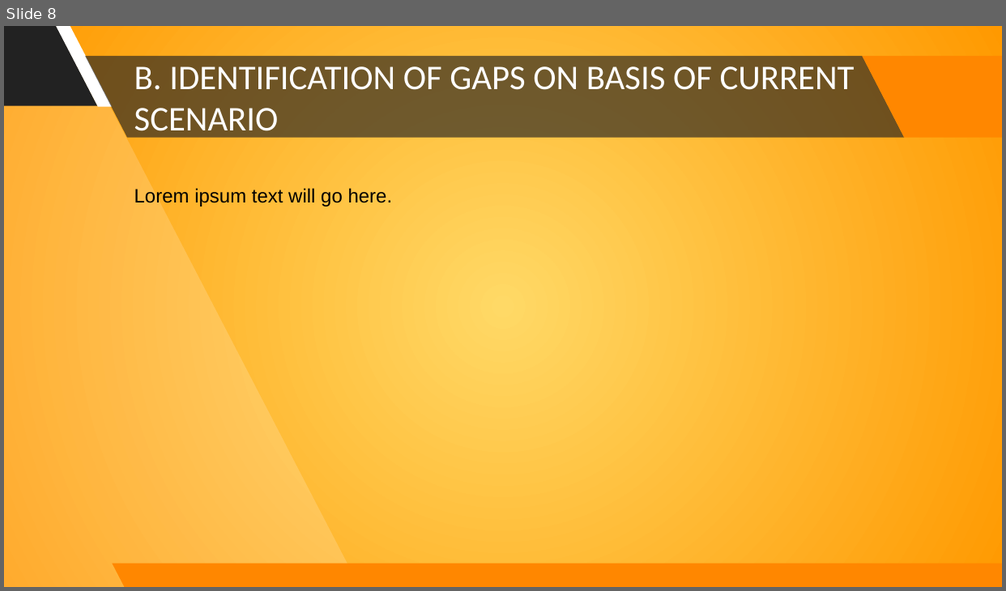
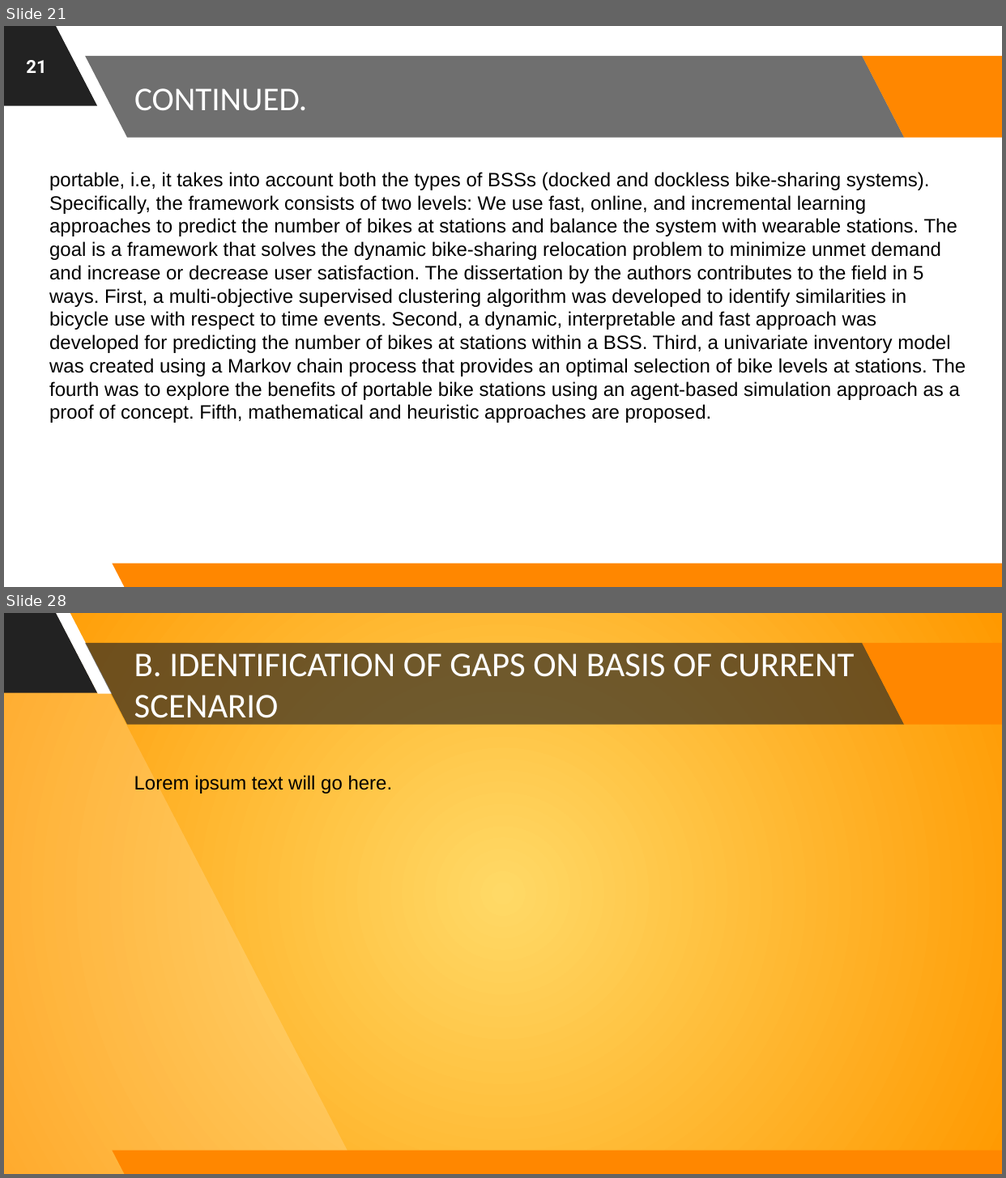
Before and after one commit to astrodestroyergithub/Divvy-Bike-Share, a slide deck: PPTS/19BCE1156_Tamojit_Roy_Capstone_Project_B.Tech_CSE_2019-23_Review-1.pptx. Shown one above the other, each under a label of ours: slide 8 before the commit, slides 21 and 28 after it; the slides between them are not shown. The pictures are 1006x591 and 1006x1178 pixels, drawn with LibreOffice and Linux fonts; fonts in the diff are those of the drawing; background and template pictures are left out. Boxes give left, top, right and bottom in pixels: in the first picture for what was removed or moved away, otherwise in the second. Text is boxed around its words. In the diff, an @@ line names an element or a change of style, - is before the commit and + after.

```diff
--- a/PPTS/19BCE1156_Tamojit_Roy_Capstone_Project_B.Tech_CSE_2019-23_Review-1.pptx
+++ b/PPTS/19BCE1156_Tamojit_Roy_Capstone_Project_B.Tech_CSE_2019-23_Review-1.pptx
@@ slide 21 added at [4, 26, 1002, 587], background picture (left out); not listed: 6 template elements that a slide beside it also shows @@
@@ page number added at [26, 60, 46, 73], 13 pt, text #FFFFFF, bold @@
+21
@@ title added at [134, 88, 307, 110], 24 pt, text #FFFFFF @@
+CONTINUED.
@@ text added at [49, 172, 965, 423], 14 pt, text #000000 @@
+portable, i.e, it takes into account both the types of BSSs (docked and dockless bike-sharing systems). Specifically, the framework consists of two levels: We use fast, online, and incremental learning approaches to predict the number of bikes at stations and balance the system with wearable stations. The goal is a framework that solves the dynamic bike-sharing relocation problem to minimize unmet demand and increase or decrease user satisfaction. The dissertation by the authors contributes to the field in 5 ways. First, a multi-objective supervised clustering algorithm was developed to identify similarities in bicycle use with respect to time events. Second, a dynamic, interpretable and fast approach was developed for predicting the number of bikes at stations within a BSS. Third, a univariate inventory model was created using a Markov chain process that provides an optimal selection of bike levels at stations. The fourth was to explore the benefits of portable bike stations using an agent-based simulation approach as a proof of concept. Fifth, mathematical and heuristic approaches are proposed.
@@ what was slide 8 is now slide 28 @@
```
Also in this commit, not shown: 6 slides changed, 19 other slides added, 1 other file.
